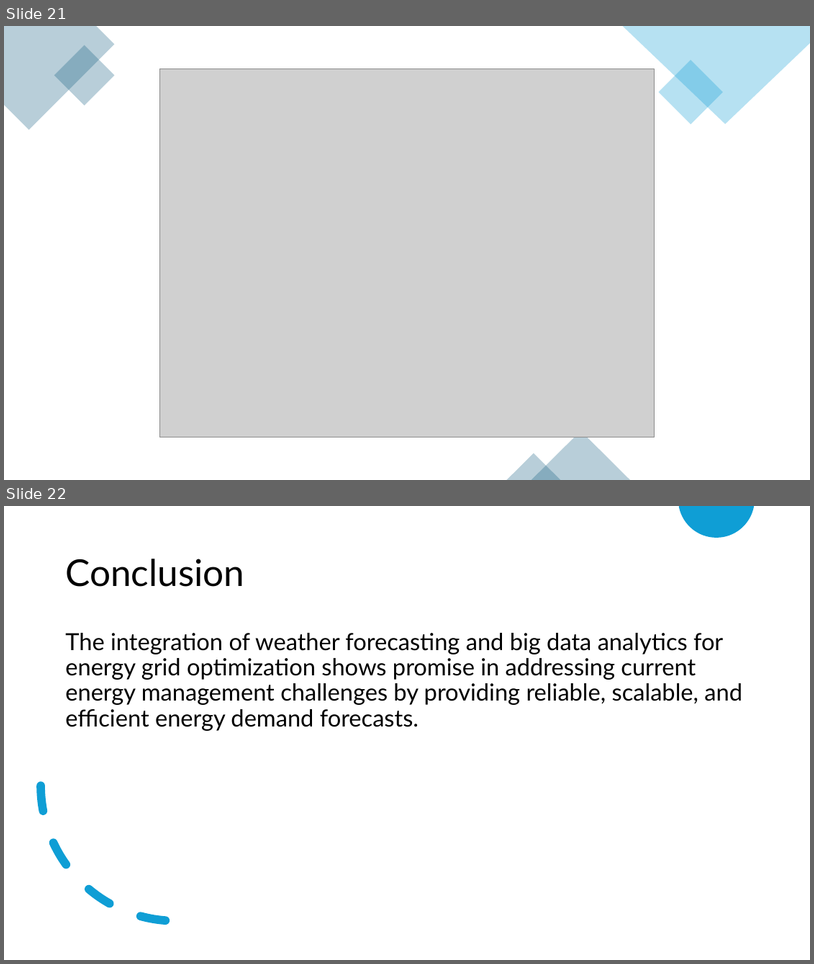
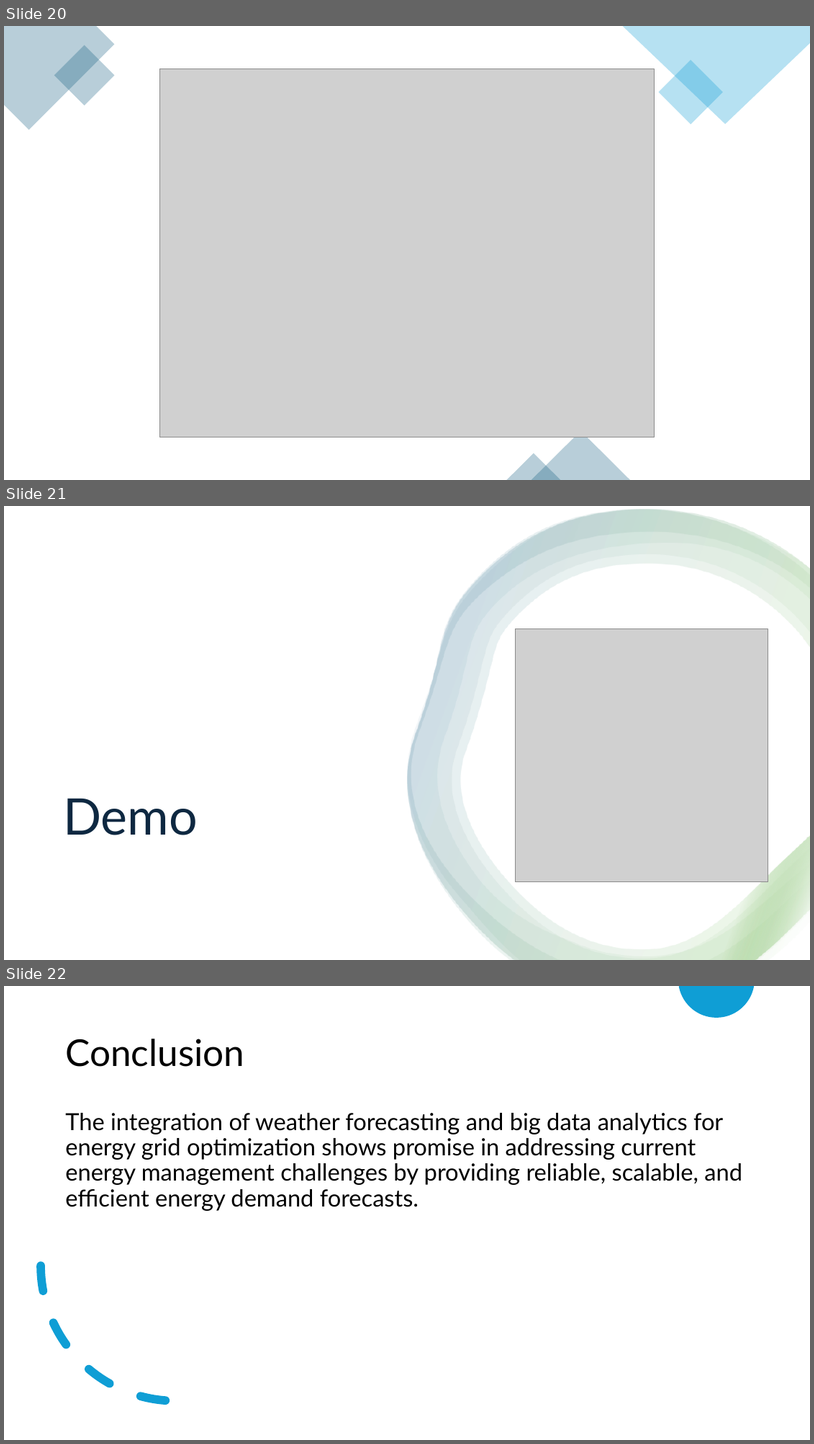
Before and after one commit to cksinghnet/Weather-Based-Grid-Optimization, a slide deck: DataEnggFinalProjectPPT.pptx. Shown one above the other, each under a label of ours: slides 21 and 22 before the commit, slides 20, 21 and 22 after it. The pictures are 814x964 and 814x1444 pixels, drawn with LibreOffice and Linux fonts; fonts in the diff are those of the drawing; grey boxes stand for pictures. Boxes give left, top, right and bottom in pixels: in the first picture for what was removed or moved away, otherwise in the second. Text is boxed around its words. In the diff, an @@ line names an element or a change of style, - is before the commit and + after.

```diff
--- a/DataEnggFinalProjectPPT.pptx
+++ b/DataEnggFinalProjectPPT.pptx
@@ slide 21 added at (4, 506, 810, 960), background #FFFFFF @@
@@ rectangle added at (4, 506, 810, 960), fill #FFFFFF @@
@@ group added at (407, 510, 810, 960): 4 freeform shapes @@
@@ picture added at (515, 629, 768, 882) @@
@@ text added at (63, 798, 198, 835), 60 pt, text #0E2841 @@
+Demo
@@ what was slide 21 is now slide 20 @@
```
Also in this commit, not shown: 1 other slide added, 2 slides removed.
